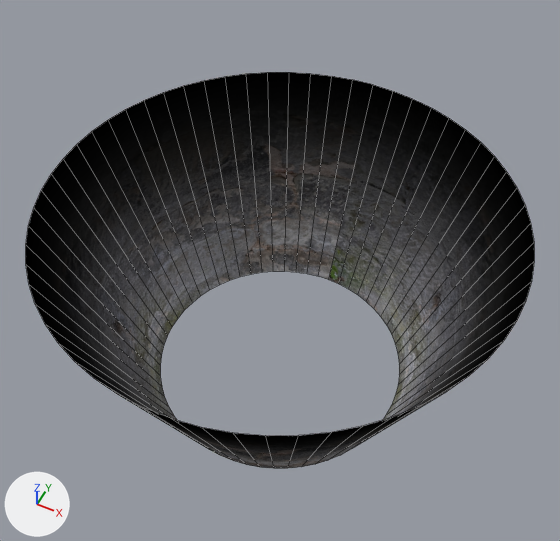
An edit to the Blender file Assets/Resources/Models/CharacterSelectBackground.blend, drawn before and after from the same camera.
Rendered twice from a 50 mm lens placed at (18.0, -35.9, 47.9), pointed at (-0.7, 1.3, 1.3). Every picture has the same lights, and +X, +Y and +Z are marked at lower left. Mesh edges are drawn as thin lines.

The first picture shows 'CharacterSelectBG'.
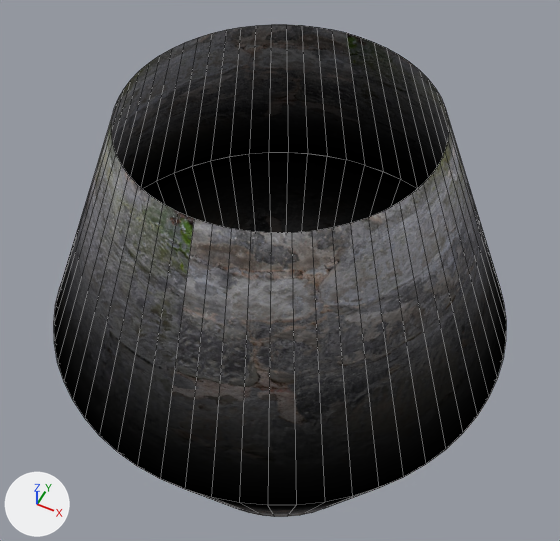
Where the change shows, as pixel boxes [x1, y1, x2, y2] in the pictures (560 x 541 px):
'CharacterSelectBG', mesh moved, modifiers changed
    before: [26, 72, 534, 469]
    after: [54, 24, 506, 517]

The change, as a list of edits to the scene's bpy script:
```text
Change me_cylinder:
    where me_cylinder.from_pydata(...)  # 120 vertices, 60 faces; spans x -17.9..17.9, y -17.9..17.9, z -8.9..8.9
    used by ob_characterselectbg; location = (0.0, 0.0, 0.0)
    me_cylinder part 1: the whole mesh is moved by (0.0, 0.0, -8.9)
Change ob_characterselectbg:
    add _m = ob_characterselectbg.modifiers.new('Mirror', 'MIRROR')
    add _m.use_axis = (False, False, True)
```
